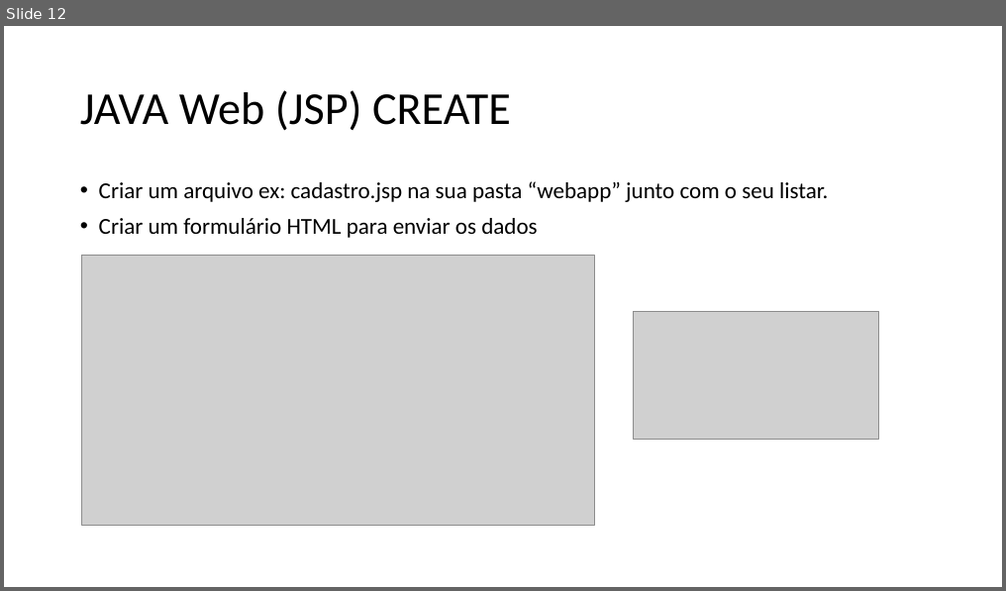
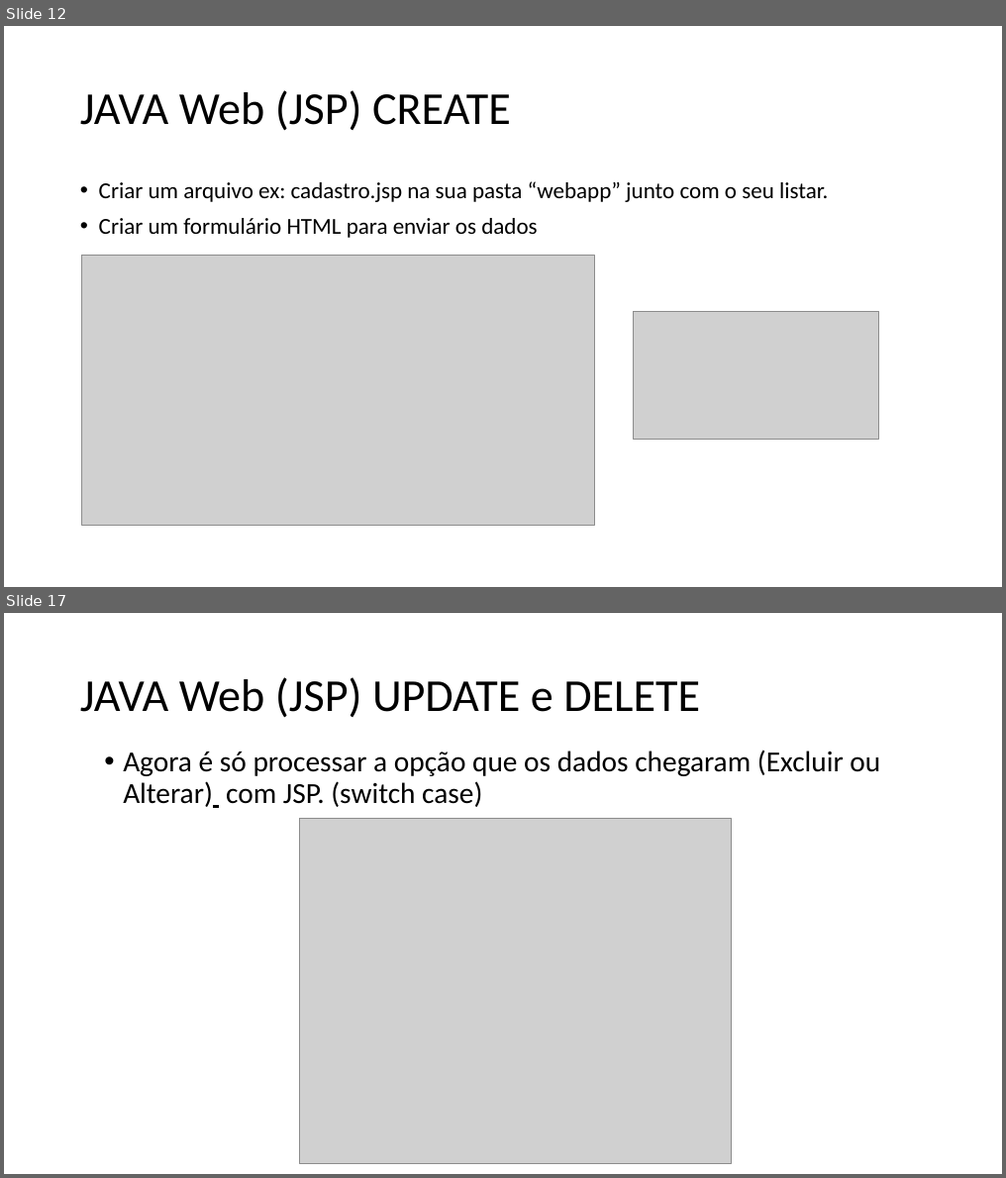
Before and after one commit to wellifabio/senai2021, a slide deck: 2des/pwbe/aula03/Tutorial CRUD – MVC – JAVA WEB.pptx. Shown one above the other, each under a label of ours: slide 12 before the commit, slides 12 and 17 after it; the slides between them are not shown. The pictures are 1006x591 and 1006x1178 pixels, drawn with LibreOffice and Linux fonts; fonts in the diff are those of the drawing; grey boxes stand for pictures. Boxes give left, top, right and bottom in pixels: in the first picture for what was removed or moved away, otherwise in the second. Text is boxed around its words. In the diff, an @@ line names an element or a change of style, - is before the commit and + after.

```diff
--- a/2des/pwbe/aula03/Tutorial CRUD – MVC – JAVA WEB.pptx
+++ b/2des/pwbe/aula03/Tutorial CRUD – MVC – JAVA WEB.pptx
@@ slide 17 added at bbox=[4, 613, 1002, 1174], background #FFFFFF @@
@@ title added at bbox=[80, 677, 700, 718], 44 pt, text #000000 @@
+JAVA Web (JSP) UPDATE e DELETE
@@ text added at bbox=[123, 750, 880, 807], 28 pt, text #000000 @@
+• Agora é só processar a opção que os dados chegaram (Excluir ou Alterar) com JSP. (switch case)
@@ picture added at bbox=[299, 818, 731, 1164] @@
```
Also in this commit, not shown: 4 other slides added, 13 other files.
